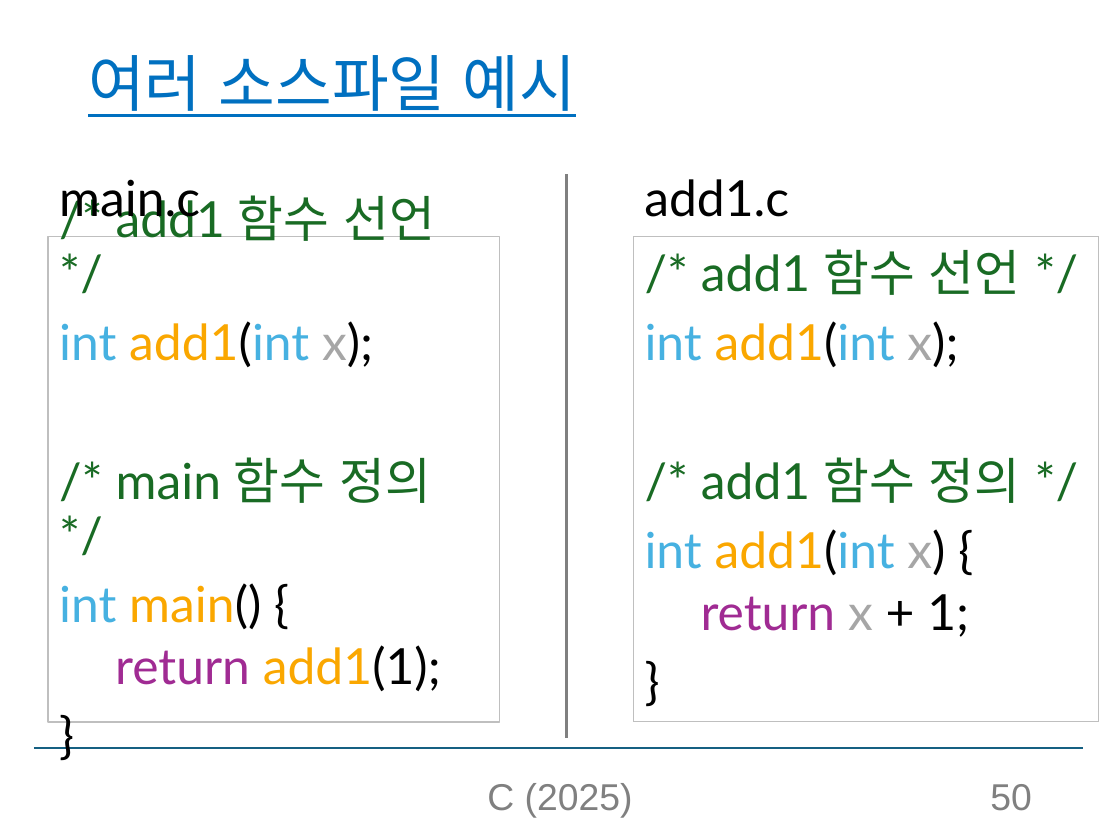
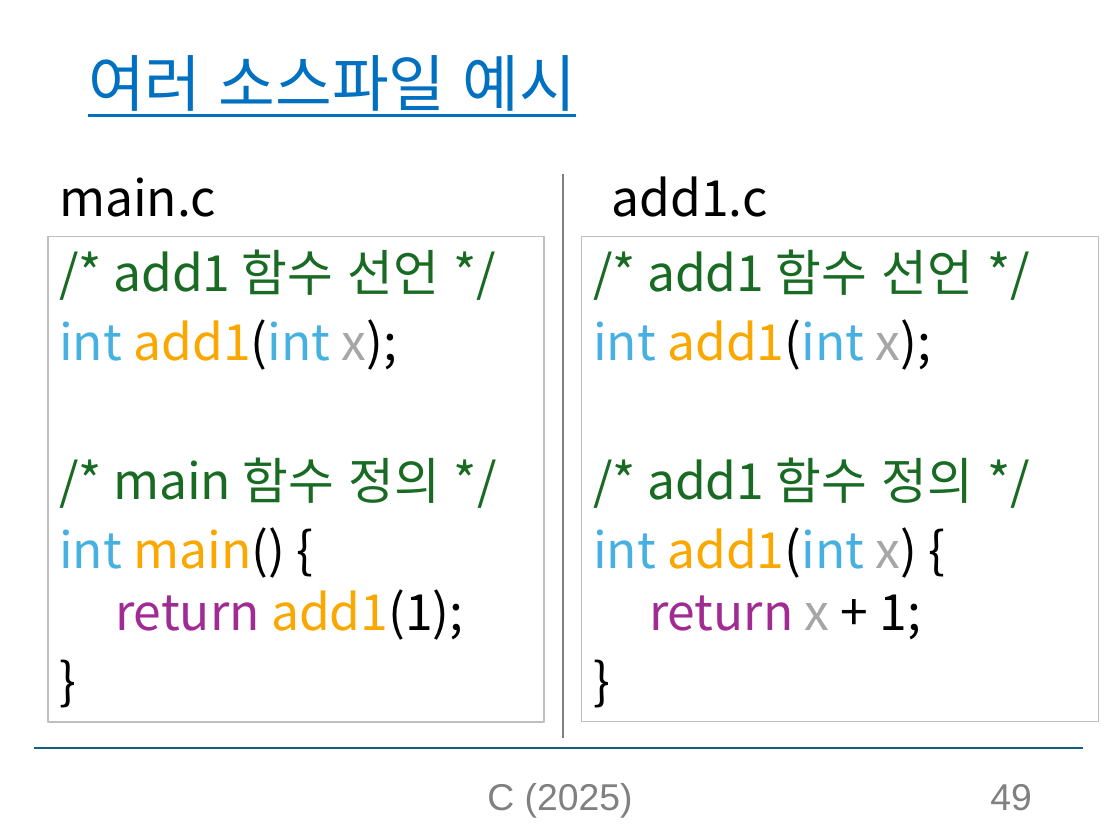
Before and after one commit to sunny1013/Computer-Programming-and-Practice-2025-1, a slide deck: slide 49 of C소개_실습제외.pptx (slide 50 before the commit). Drawn at 1120x840 pixels with LibreOffice and Linux fonts; fonts in the diff are those of the drawing. Boxes give left, top, right and bottom in pixels: in the first picture for what was removed or moved away, otherwise in the second. Text is boxed around its words. In the diff, an @@ line names an element or a change of style, - is before the commit and + after.

```diff
--- a/C소개_실습제외.pptx
+++ b/C소개_실습제외.pptx
@@ line moved from (567, 174) - (567, 738) to (563, 174) - (563, 738) @@
@@ font Lato to Noto Sans CJK KR in 4 elements at (x1=59, y1=177, x2=216, y2=217), (x1=48, y1=236, x2=544, y2=721), (x1=582, y1=236, x2=1099, y2=721), (x1=612, y1=176, x2=768, y2=217) @@
@@ text "add1.c" moved from (x1=644, y1=179, x2=789, y2=217) to (x1=612, y1=176, x2=768, y2=217) @@
@@ text "/* add1 함수 선언 */" resized from (x1=48, y1=236, x2=500, y2=721) to (x1=48, y1=236, x2=544, y2=721) @@
@@ rectangle "/* add1 함수 선언 */" resized from (x1=633, y1=236, x2=1099, y2=721) to (x1=582, y1=236, x2=1099, y2=721) @@
@@ page number at (x1=990, y1=784, x2=1031, y2=811): text changed @@
-50
+49
```
Also in this commit, not shown: 104 other slides changed, 1 slide removed.
